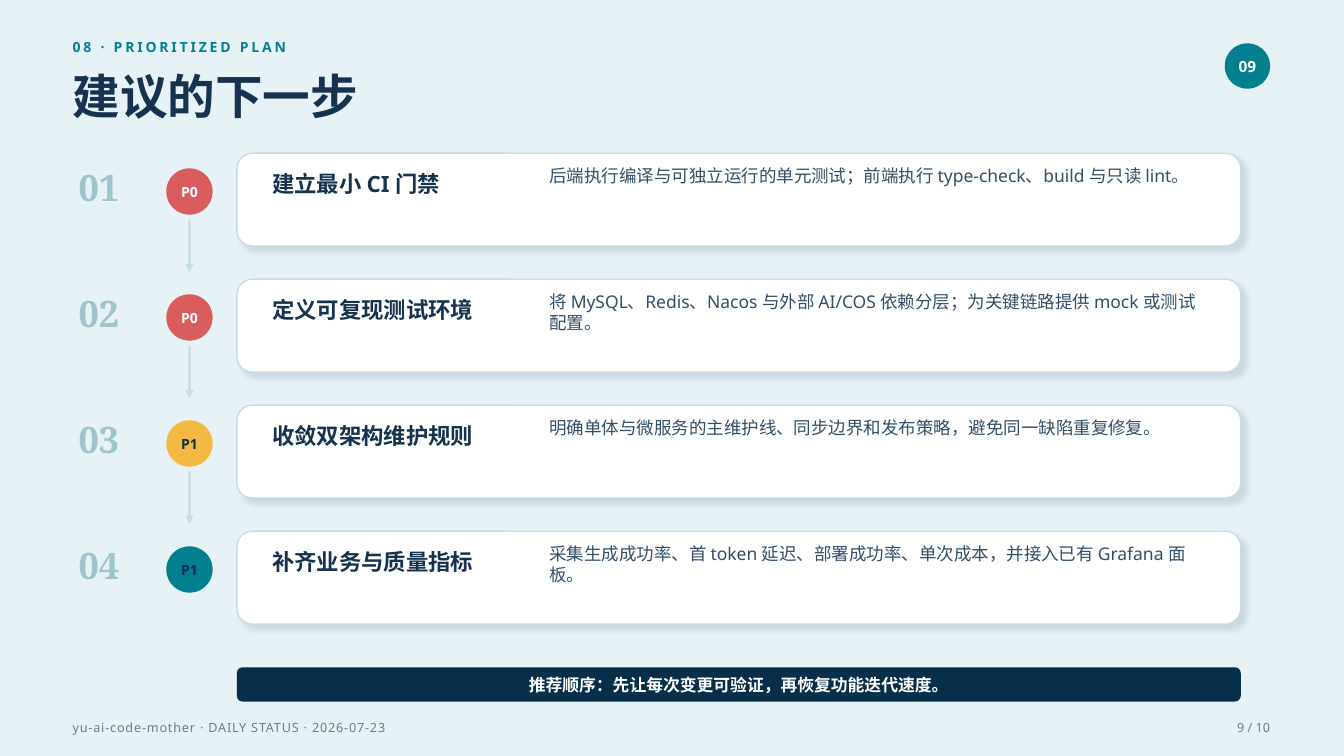
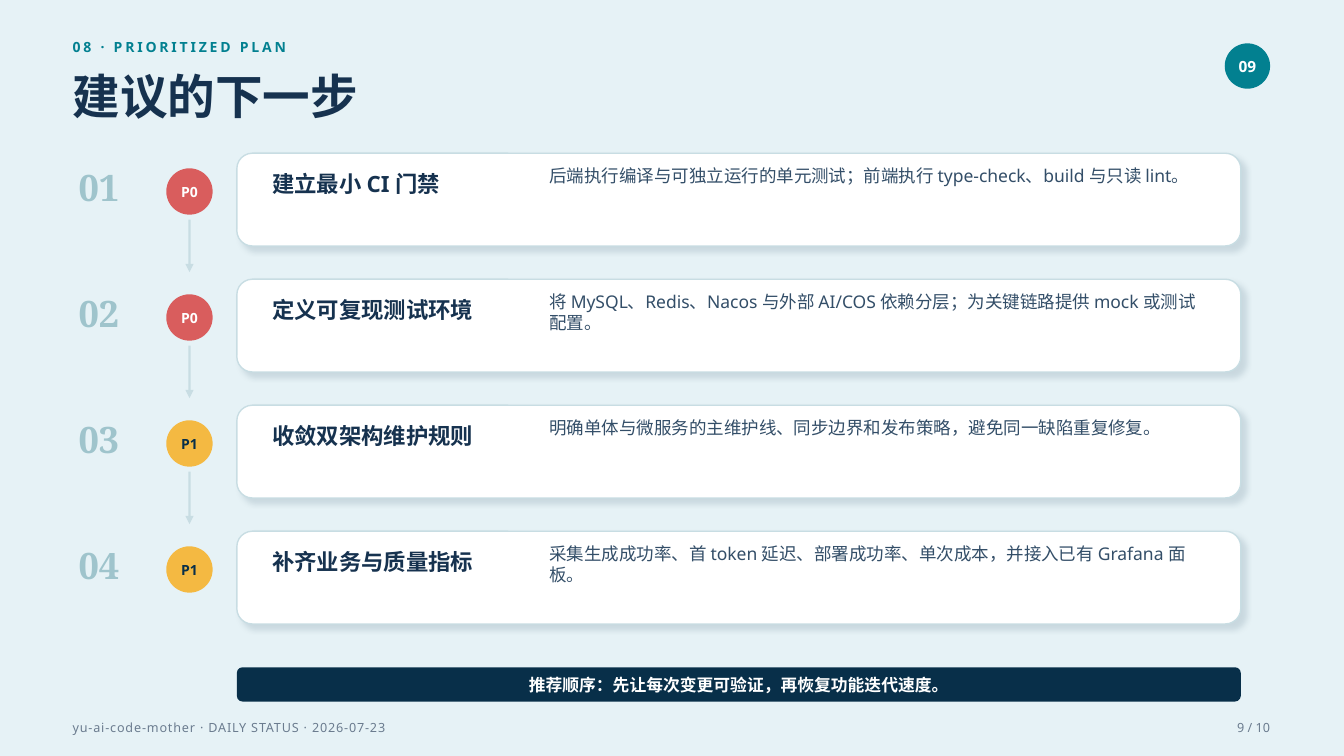
Before and after one commit to liyupi/yu-ai-code-mother, a slide deck: slide 9 of docs/reports/project-status-2026-07-23.pptx. Drawn at 1344x756 pixels with LibreOffice and Linux fonts; fonts in the diff are those of the drawing. Boxes give left, top, right and bottom in pixels: in the first picture for what was removed or moved away, otherwise in the second. Text is boxed around its words. In the diff, an @@ line names an element or a change of style, - is before the commit and + after.

```diff
--- a/docs/reports/project-status-2026-07-23.pptx
+++ b/docs/reports/project-status-2026-07-23.pptx
@@ ellipse at (166, 546, 213, 593): fill #028090 to #F4B942 @@
```
Also in this commit, not shown: 8 other slides changed.
